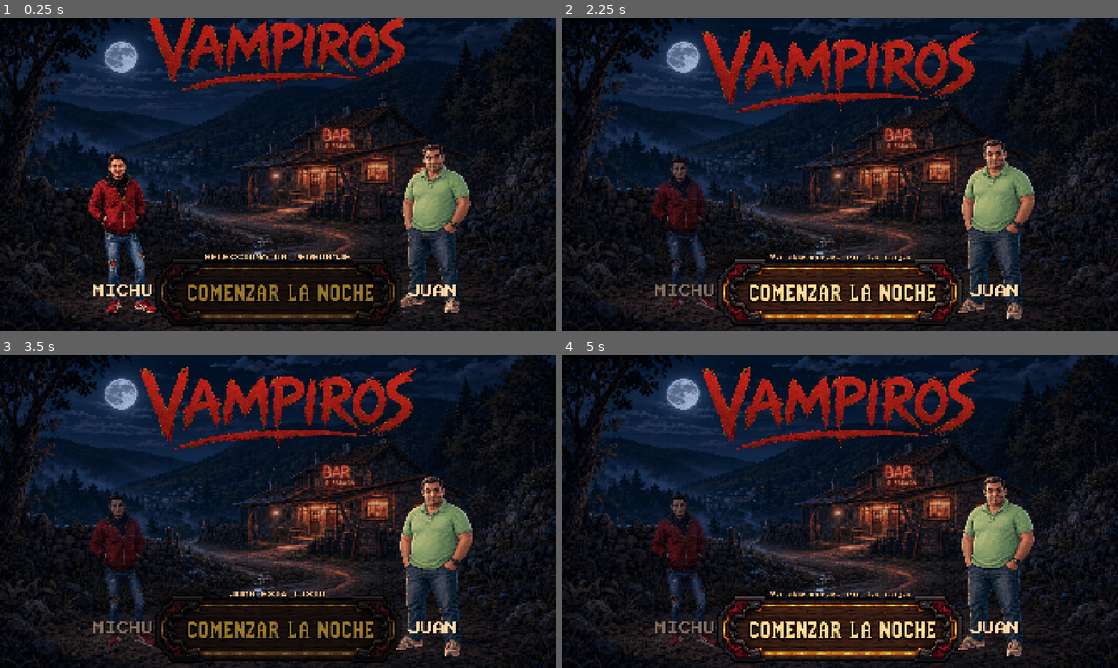
Above: before the commit, frames 1-4 (two rows, left to right).
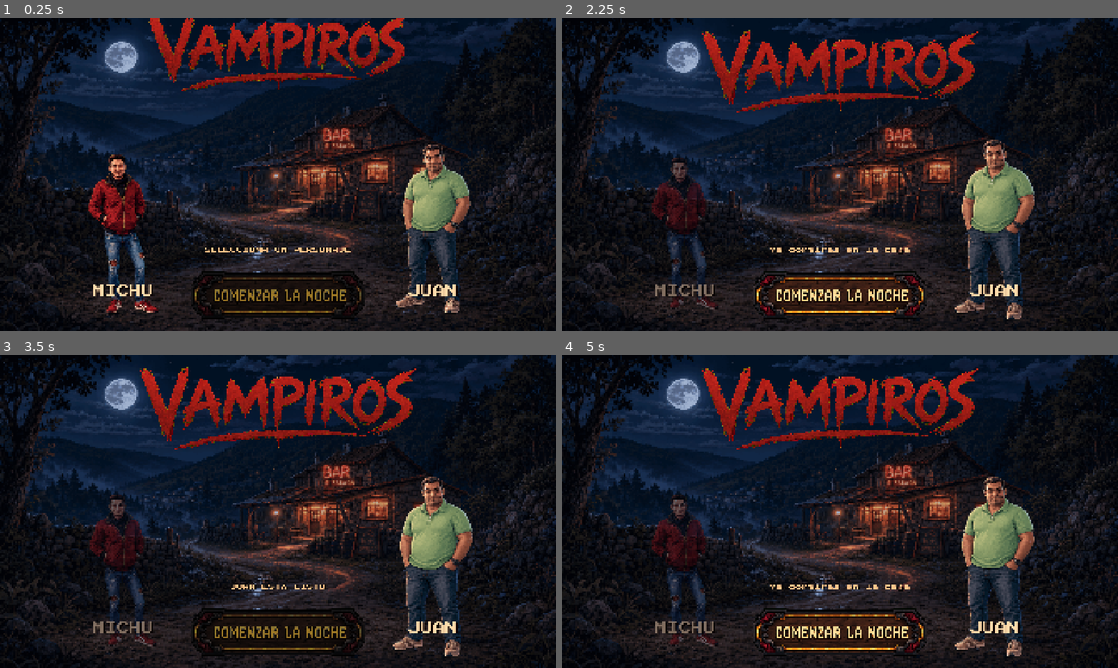
Above: after the commit, the same moments.

Repository: toxicomediante/vampiros
Game: Godot game, scene res://scenes/main.tscn
Same seed, same stepped clock (60 frames per second), same inputs: the game is played once before the commit and once after it.
Inputs (mouse positions are in pixels of both pictures, inside the frame that each line leads up to; where the layout moved, square brackets give the same spot in the first picture):
- Up to frame 1 (0.25 s): no input
- Up to frame 2 (2.25 s): click (684, 212) at 0.5 s; click (840, 296) [840, 293] at 1.25 s; click (995, 212) at 2 s
- Up to frame 3 (3.5 s): click (278, 633) [278, 630] at 2.75 s
- Up to frame 4 (5 s): click (684, 549) at 3.5 s; click (995, 549) at 4.25 s

The runs differ from the first frame. In frame 1, 4.4% of the frame differs, in the area x 27-73%, y 73-99%; in frame 2, 5.8%, in the area x 27-73%, y 72-99%; in frame 3, 4.2%; in frame 4, 5.8%.

Commit message:
Refine character selection spacing

Diff:
--- a/scenes/main.tscn
+++ b/scenes/main.tscn
@@ -117,10 +117,10 @@
 
 [node name="StartButton" type="TextureButton" parent="."]
 layout_mode = 0
-offset_left = 537.0
-offset_top = 830.0
-offset_right = 1383.0
-offset_bottom = 1063.0
+offset_left = 660.0
+offset_top = 875.0
+offset_right = 1260.0
+offset_bottom = 1040.0
 focus_mode = 0
 texture_normal = ExtResource("5_start_normal")
 texture_pressed = ExtResource("7_start_pressed")
@@ -132,9 +132,9 @@
 [node name="Status" type="Label" parent="."]
 layout_mode = 0
 offset_left = 690.0
-offset_top = 815.0
+offset_top = 790.0
 offset_right = 1230.0
-offset_bottom = 875.0
+offset_bottom = 835.0
 mouse_filter = 2
 theme_override_colors/font_color = Color(1, 0.78, 0.55, 1)
 theme_override_colors/font_shadow_color = Color(0, 0, 0, 0.9)
